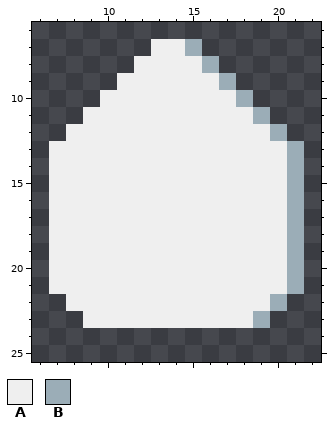
Pixel-art sprite: assets/down-button.png. The first picture shows the starting point.
The file is 120x120 pixels, drawn in blocks of 4x4; one block is one cell here. Shown: x 6..22, y 6..25.
Palette (. is transparent): A #efefef  B #9badb7
Pixels before, first column x 7:
 7 ......AAB......
 8 .....AAAAB.....
 9 ....AAAAAAB....
10 ...AAAAAAAAB...
11 ..AAAAAAAAAAB..
12 .AAAAAAAAAAAAB.
13 AAAAAAAAAAAAAAB
14 AAAAAAAAAAAAAAB
15 AAAAAAAAAAAAAAB
16 AAAAAAAAAAAAAAB
17 AAAAAAAAAAAAAAB
18 AAAAAAAAAAAAAAB
19 AAAAAAAAAAAAAAB
20 AAAAAAAAAAAAAAB
21 AAAAAAAAAAAAAAB
22 .AAAAAAAAAAAAB.
23 ..AAAAAAAAAAB..
Now the later version:
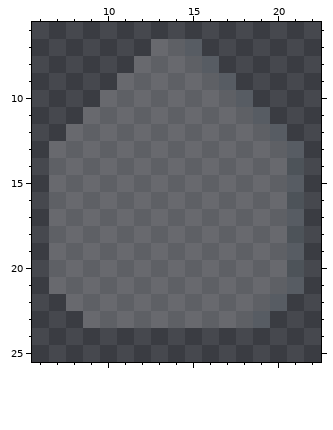
Diff:
Colour A changes from #efefef to #efefef33.
Colour B changes from #9badb7 to #9badb733.
Where, in picture pixels (left, top, right, bottom), the same in both pictures:
changed: (49, 39, 304, 328)
